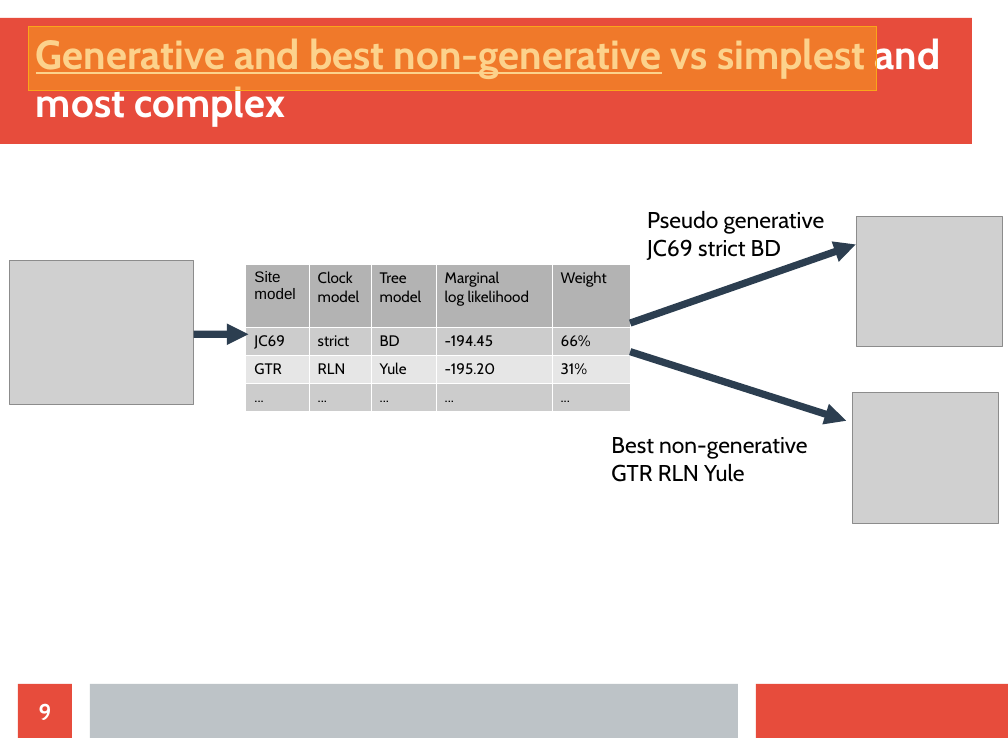
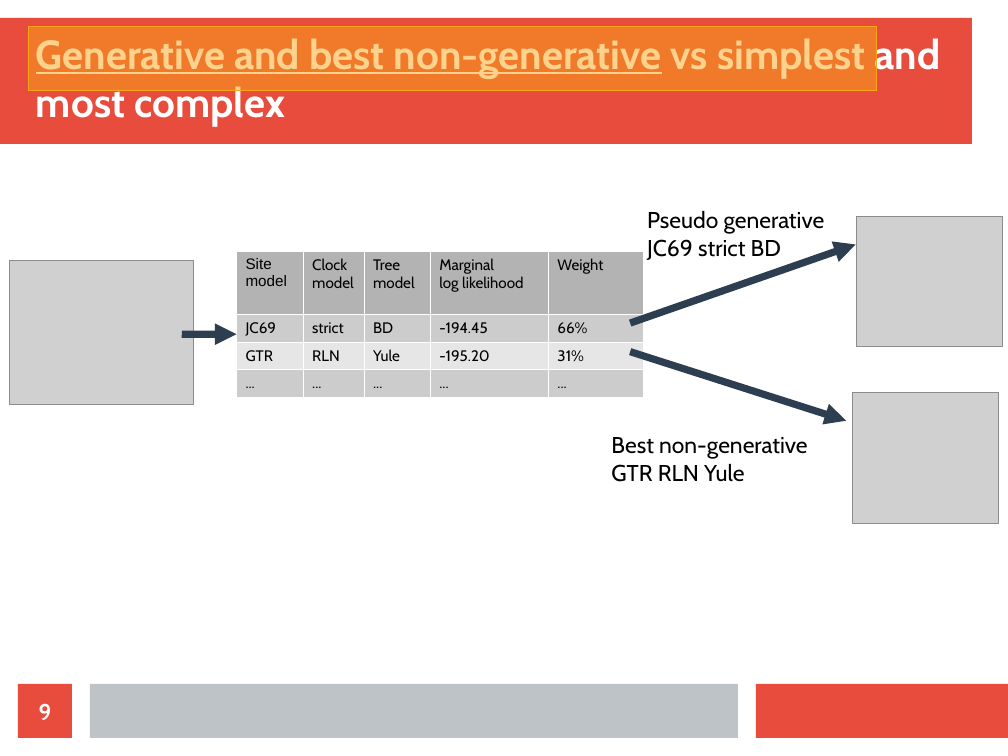
Before and after one commit to richelbilderbeek/razzo, a slide deck: slide 9 of doc/choices.odp. Drawn at 1008x756 pixels with LibreOffice and Linux fonts; fonts in the diff are those of the drawing; grey boxes stand for pictures. Boxes give left, top, right and bottom in pixels: in the first picture for what was removed or moved away, otherwise in the second. Text is boxed around its words. In the diff, an @@ line names an element or a change of style, - is before the commit and + after.

```diff
--- a/doc/choices.odp
+++ b/doc/choices.odp
@@ table: place and size @@
-table at box(245, 264, 630, 407)
+table at box(237, 251, 644, 393)
@@ arrow moved from (194, 334) - (249, 334) to (182, 334) - (237, 334) @@
```
Also in this commit, not shown: 4 other slides changed, 1 other file.
